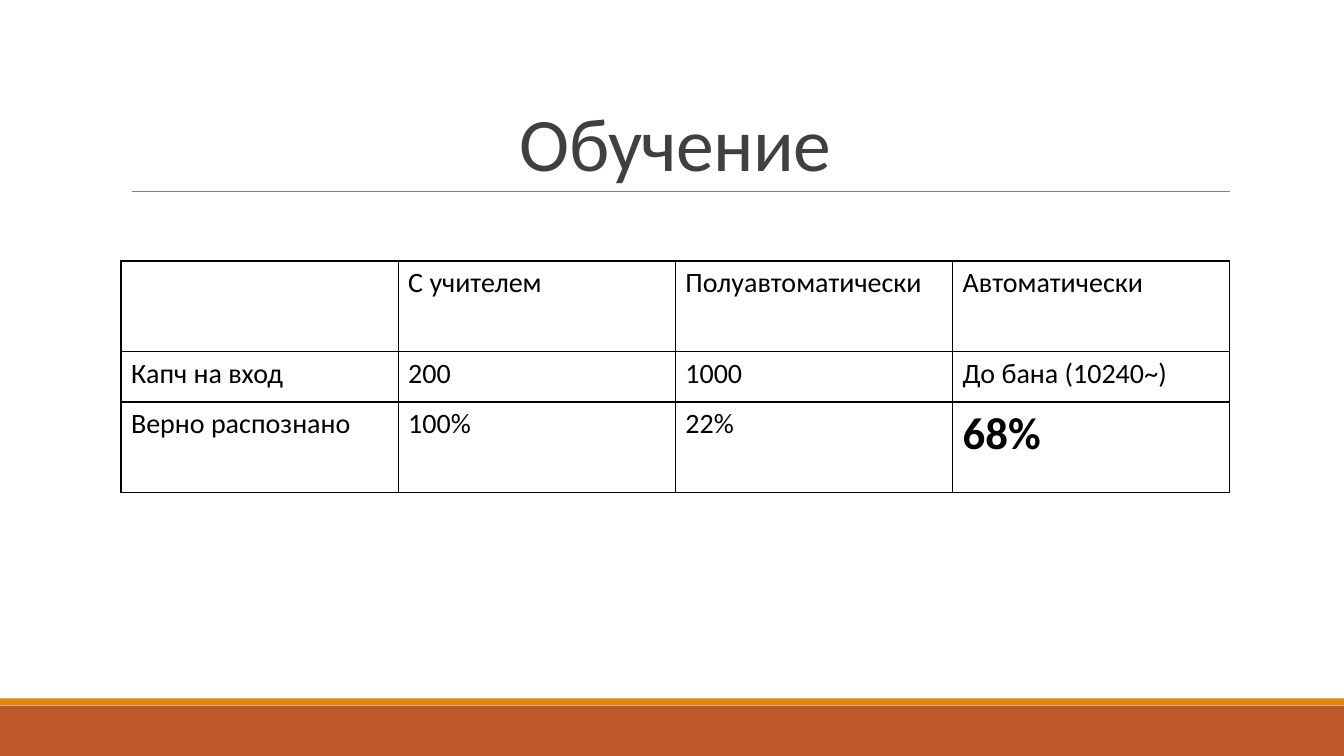
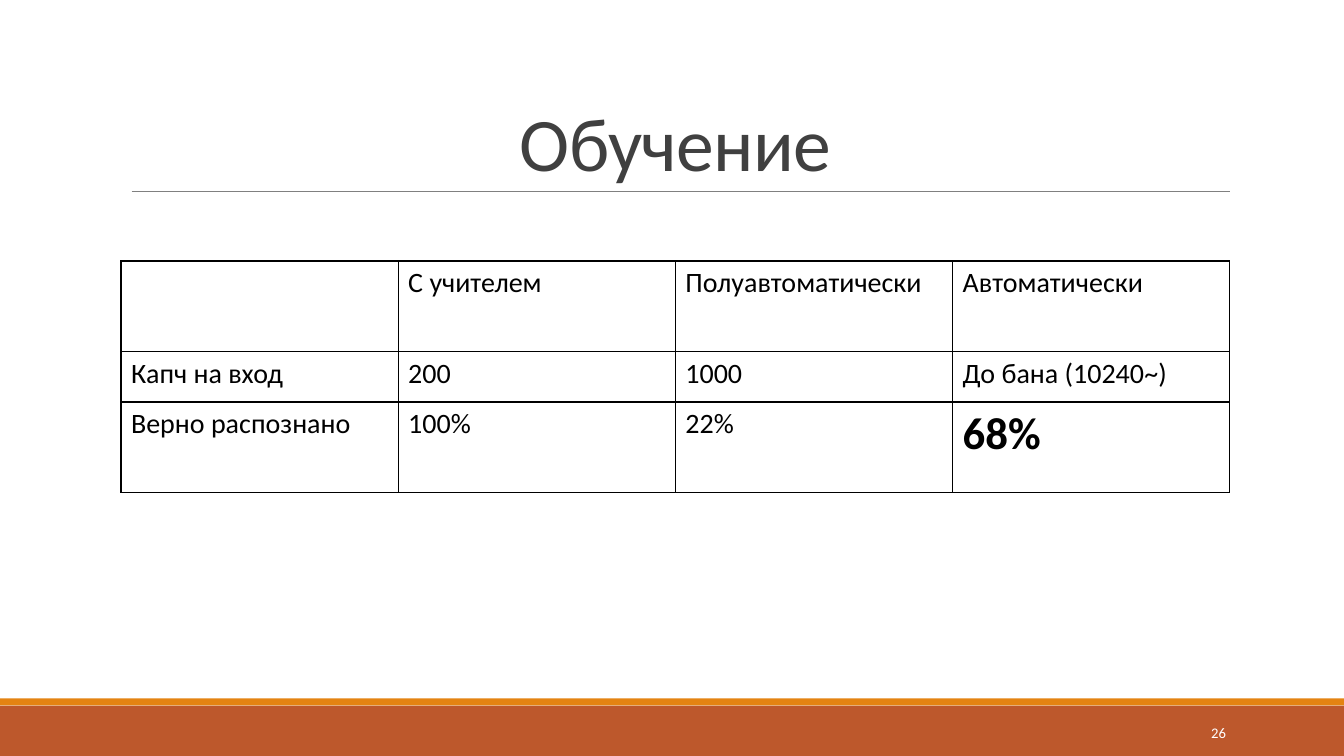
Before and after one commit to errashe/Documents, a slide deck: slide 26 of линпрог/Новые информационные технологии в принятии решений.pptx (slide 23 before the commit). Drawn at 1344x756 pixels with LibreOffice and Linux fonts; fonts in the diff are those of the drawing. Boxes give left, top, right and bottom in pixels: in the first picture for what was removed or moved away, otherwise in the second. Text is boxed around its words. In the diff, an @@ line names an element or a change of style, - is before the commit and + after.

```diff
--- a/линпрог/Новые информационные технологии в принятии решений.pptx
+++ b/линпрог/Новые информационные технологии в принятии решений.pptx
@@ page number added at (1211,728,1226,738), 10.5 pt, text #FFFFFF @@
+26
```
Also in this commit, not shown: 23 other slides changed, 4 slides added, 1 slide removed.
